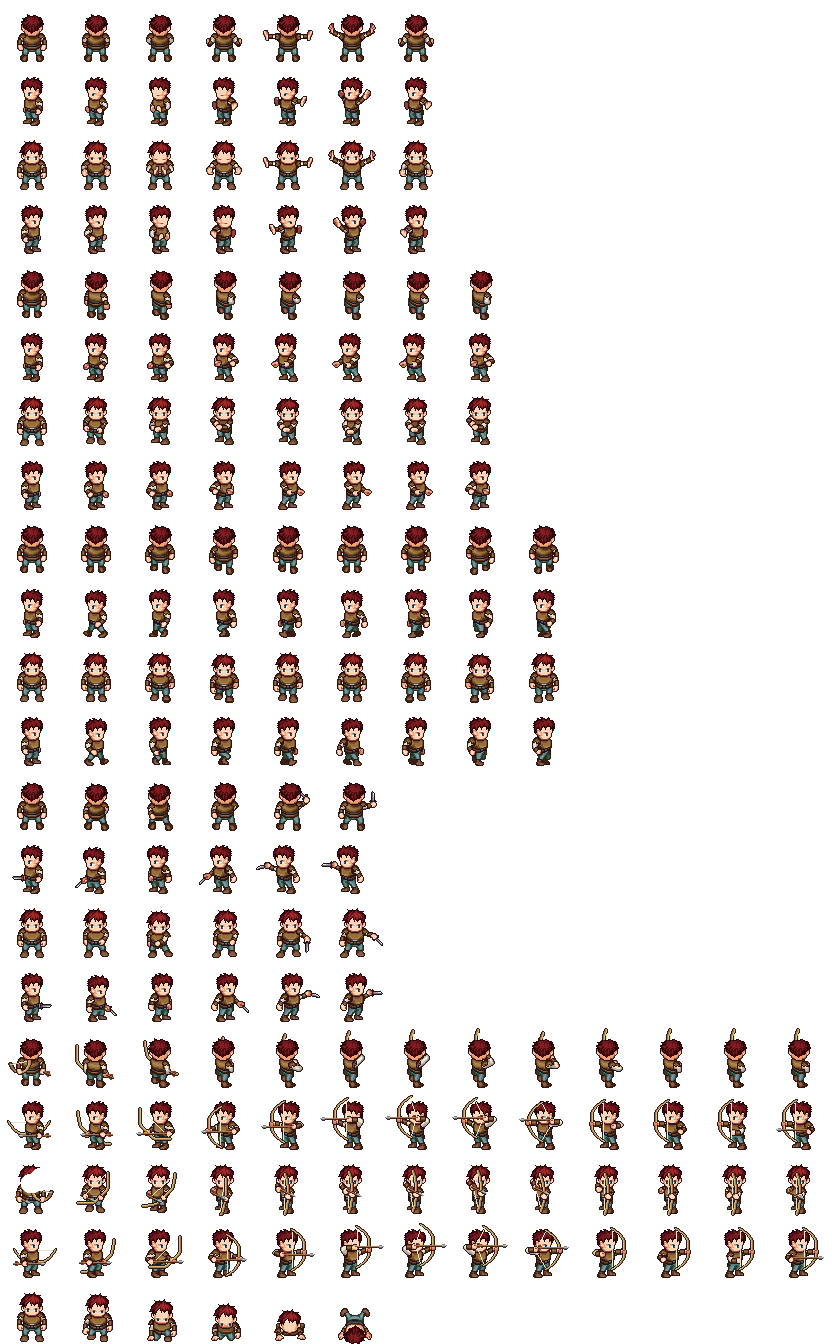
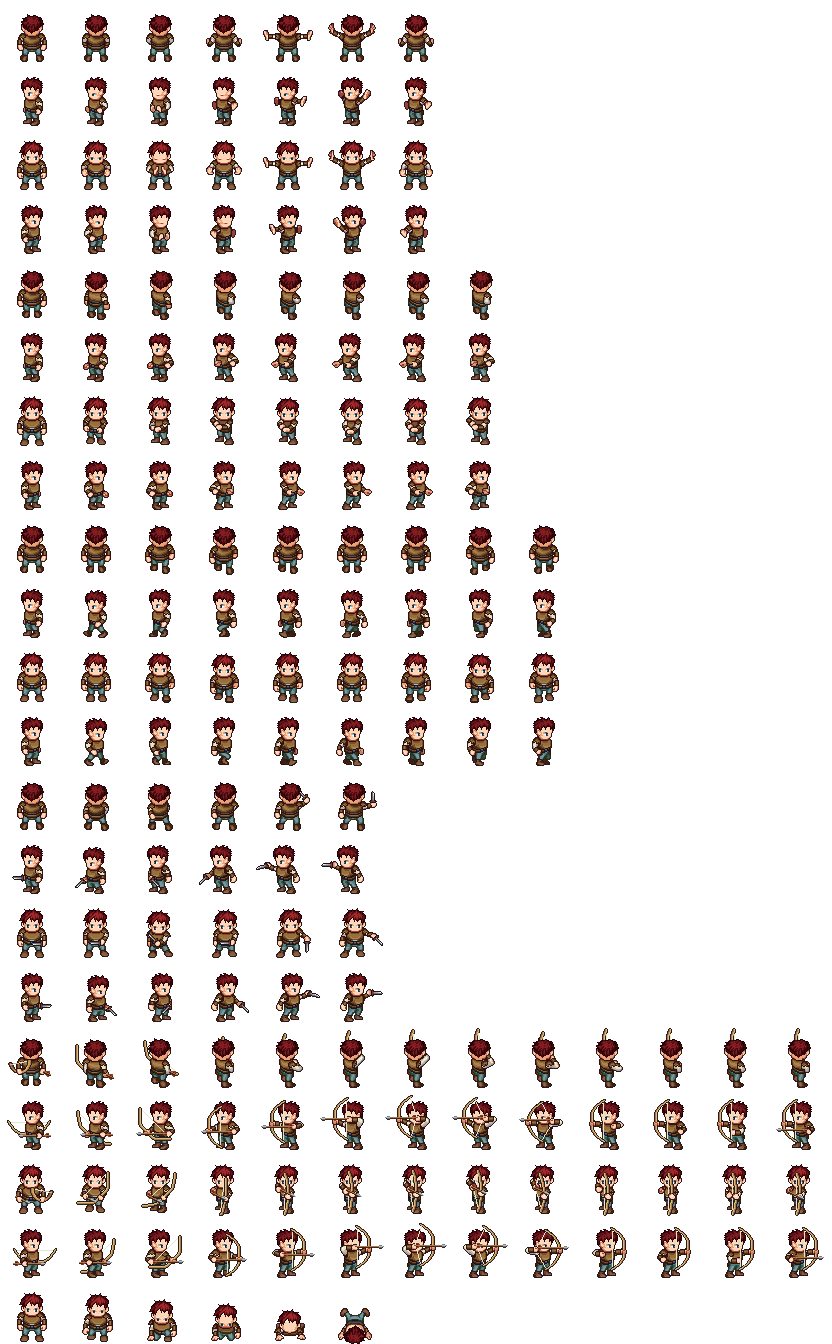
Layers edited between the first and the second 832x1344 image:
moved "download.png" above "download_1.png #1" over <box>21,417,488,1193</box>
renamed "download_1.png" to "download_1.png #1", painted on it over <box>21,417,488,1193</box>
